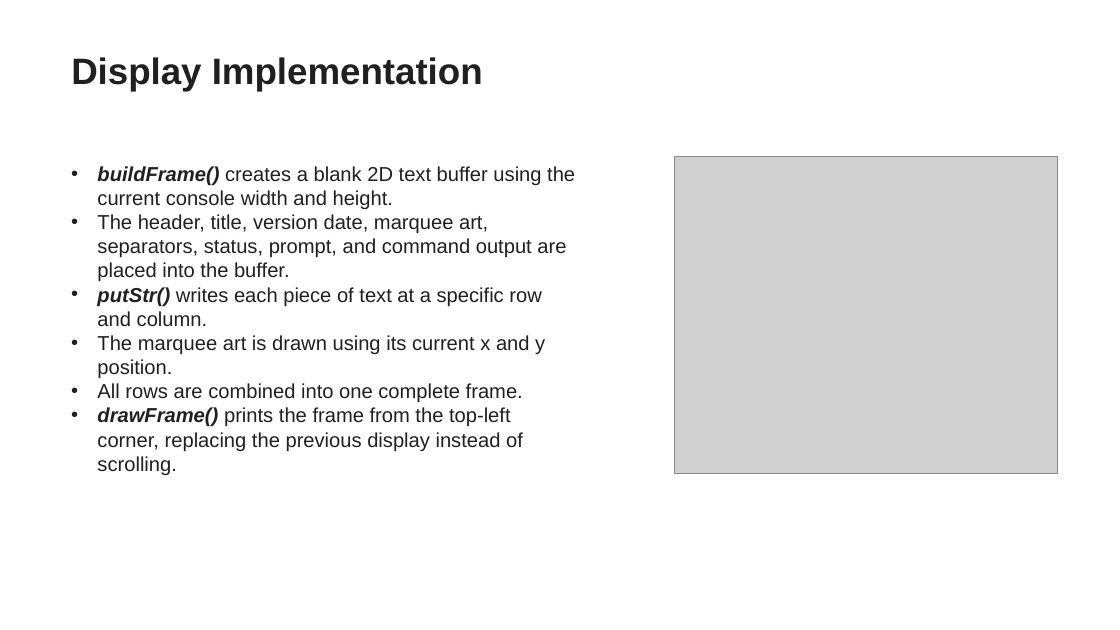
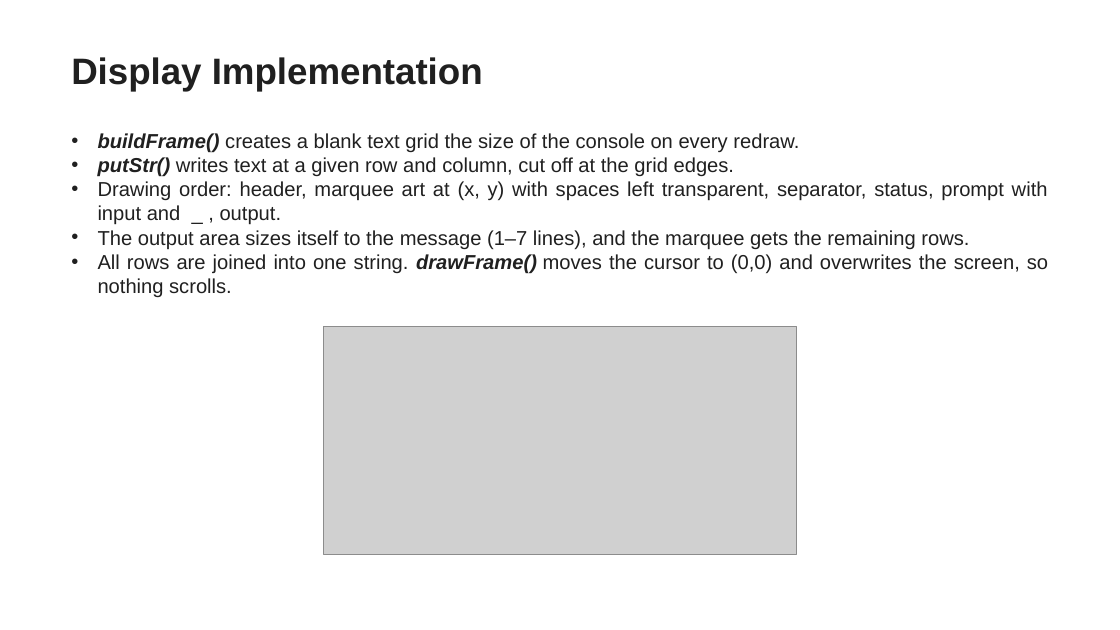
Before and after one commit to zuraxy/CSOPESY2, a slide deck: slide 4 of PPT - Marquee Console Submission - [Actual Submission].pptx. Drawn at 1120x630 pixels with LibreOffice and Linux fonts; fonts in the diff are those of the drawing; grey boxes stand for pictures. Boxes give left, top, right and bottom in pixels: in the first picture for what was removed or moved away, otherwise in the second. Text is boxed around its words. In the diff, an @@ line names an element or a change of style, - is before the commit and + after.

```diff
--- a/PPT - Marquee Console Submission - [Actual Submission].pptx
+++ b/PPT - Marquee Console Submission - [Actual Submission].pptx
@@ text at (98,133,1048,297): text changed @@
-• buildFrame() creates a blank 2D text buffer using the current console width and height.
-• The header, title, version date, marquee art, separators, status, prompt, and command output are placed into the buffer.
-• putStr() writes each piece of text at a specific row and column.
-• The marquee art is drawn using its current x and y position.
-• All rows are combined into one complete frame.
-• drawFrame() prints the frame from the top-left corner, replacing the previous display instead of scrolling.
+• buildFrame() creates a blank text grid the size of the console on every redraw.
+• putStr() writes text at a given row and column, cut off at the grid edges.
+• Drawing order: header, marquee art at (x, y) with spaces left transparent, separator, status, prompt with input and _ , output.
+• The output area sizes itself to the message (1–7 lines), and the marquee gets the remaining rows.
+• All rows are joined into one string. drawFrame() moves the cursor to (0,0) and overwrites the screen, so nothing scrolls.
@@ picture removed at (674,157,1057,473) @@
@@ picture added at (323,327,797,555) @@
```
Also in this commit, not shown: 4 other slides changed, 1 other file.
